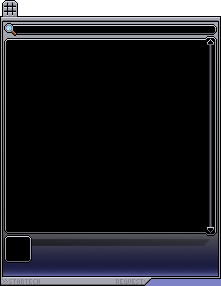
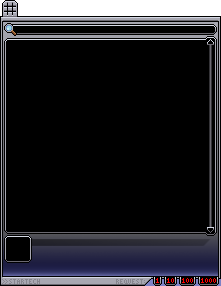
Layers edited between the first and the second 221 × 286 image:
showed group "buttons" (4 layers) over [153, 277, 219, 286]
